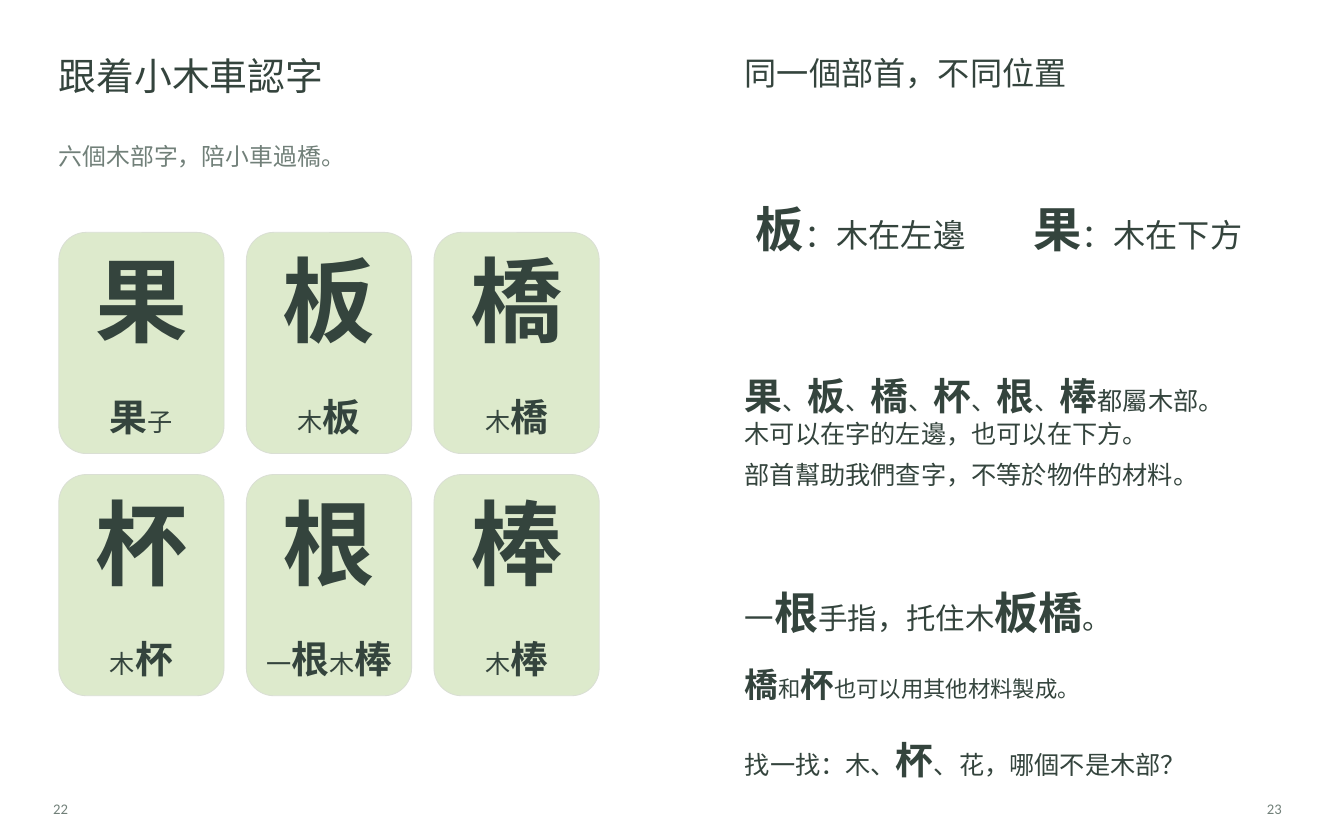
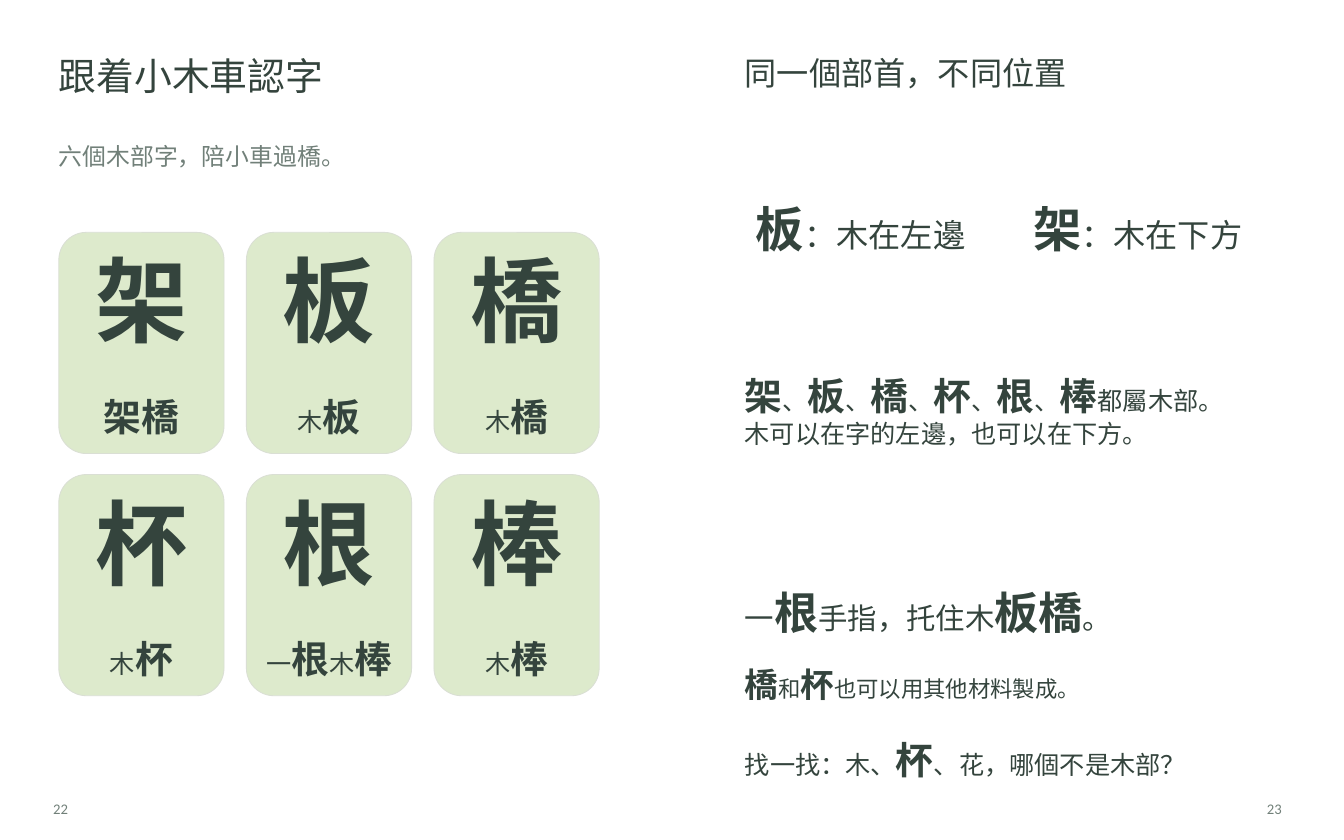
Before and after one commit to angusQAQ/audio-book, a slide deck: slide 13 of books/little-wooden-bridge/exports/小木橋，通車了！_可編輯排版.pptx. Drawn at 1344x840 pixels with LibreOffice and Linux fonts; fonts in the diff are those of the drawing. Boxes give left, top, right and bottom in pixels: in the first picture for what was removed or moved away, otherwise in the second. Text is boxed around its words. In the diff, an @@ line names an element or a change of style, - is before the commit and + after.

```diff
--- a/books/little-wooden-bridge/exports/小木橋，通車了！_可編輯排版.pptx
+++ b/books/little-wooden-bridge/exports/小木橋，通車了！_可編輯排版.pptx
@@ text at bbox=[1033, 206, 1242, 252]: text changed @@
-果：木在下方
+架：木在下方
@@ text at bbox=[95, 256, 187, 344]: text changed @@
-果
+架
@@ text at bbox=[745, 378, 1224, 414]: text changed @@
-果、板、橋、杯、根、棒都屬木部。
+架、板、橋、杯、根、棒都屬木部。
@@ text at bbox=[104, 399, 180, 435]: text changed @@
-果子
+架橋
@@ text removed at bbox=[745, 463, 1199, 487] @@
-部首幫助我們查字，不等於物件的材料。
```
Also in this commit, not shown: 8 other slides changed, 56 other files.
